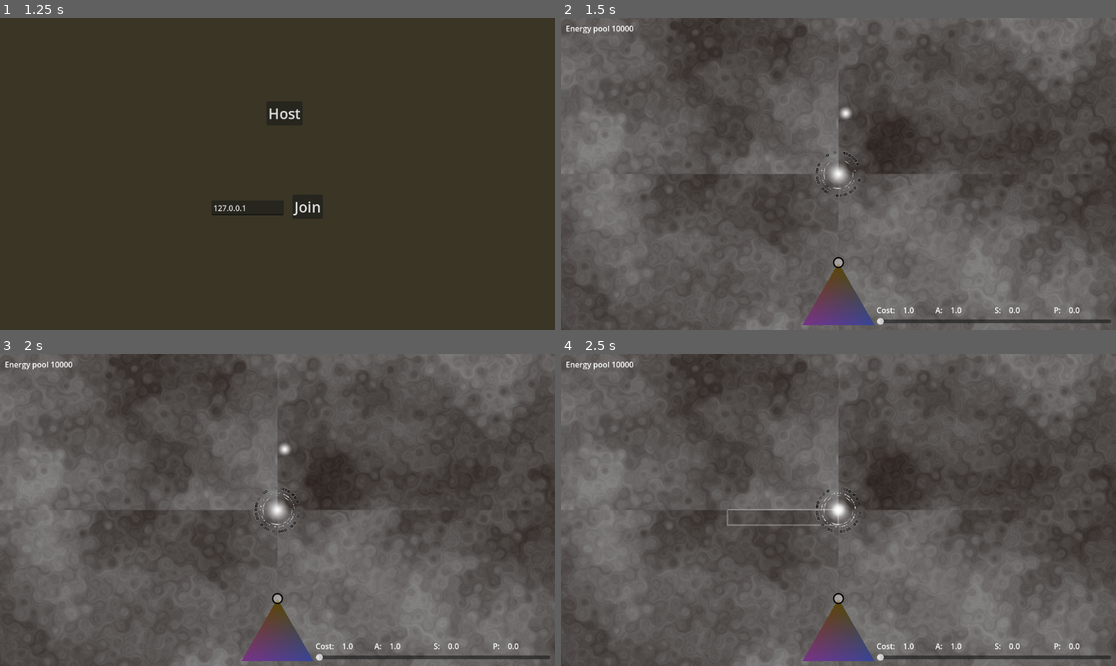
Above: before the commit, frames 1-4 (two rows, left to right).
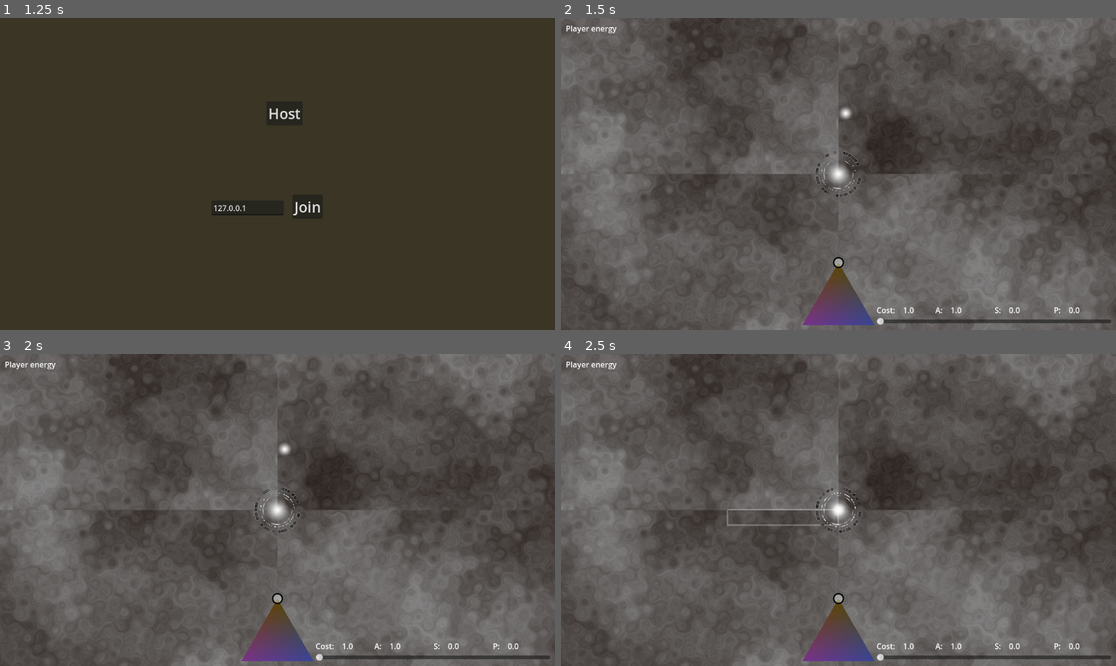
Above: after the commit, the same moments.

Repository: helmasur/conduit_rts
Game: Godot game, scene res://game.tscn
Two runs of this game, one before a commit and one after it. Both use one fixed random seed, a clock stepped at 60 frames per second and the inputs below.
Inputs (mouse positions are in pixels of both pictures, inside the frame that each line leads up to):
- Up to frame 1 (1.25 s): tap Enter at 0.5 s; drag from (277, 292) to (333, 105) at 0.52 s
- Up to frame 2 (1.5 s): click "Host" at 1.25 s
- Up to frame 3 (2 s): no input
- Up to frame 4 (2.5 s): drag from (727, 525) to (838, 510) at 2.02 s

Frame 1 is identical in both runs. In frame 2, 0.2% of the frame differs, in the area x 1-55%, y 2-56%; in frame 3, 0.2%; in frame 4, 0.2%, in the area x 1-55%, y 2-58%.

Commit message:
server auth 1

Diff:
--- a/game.gd
+++ b/game.gd
@@ -49,7 +49,7 @@
 	print("Game: add player id, ", peer_id)
 	var new_player = player_scene.instantiate()
 	new_player.name = str(peer_id)
-	new_player.set_multiplayer_authority(peer_id) # Måste göras innan add_child()
+	#new_player.set_multiplayer_authority(peer_id) # Måste göras innan add_child()
 	add_child(new_player)
 
 #func _add_unit(unit: Unit):
--- a/player.gd
+++ b/player.gd
@@ -2,6 +2,7 @@
 class_name Player
 
 var player_energy: float = 10000.0
+var player_id := 0
 
 @export var player_color: Color = Color.DEEP_PINK
 var world_size: Vector2
@@ -17,17 +18,22 @@
 
 func _ready() -> void:
 	print("Player: ready, peer_id = ", multiplayer.get_unique_id(), " authority = ", get_multiplayer_authority())
-	if int(name) == multiplayer.get_unique_id():
-		set_multiplayer_authority(multiplayer.get_unique_id())
-	if is_multiplayer_authority():
-		get_parent().player = self
-		print("Authority was here")
-		var cam : Camera2D = $"../Camera2D"
-		cam.make_current()
-		#spawn_initial_unit()
-		spawn_unit(1, .34, .3, .3, Vector2.ZERO).energy = 1
-	else:
-		print("Authority was not here")
+	player_id = int(name)
+	#if int(name) == multiplayer.get_unique_id():
+		#set_multiplayer_authority(multiplayer.get_unique_id())
+
+	#if is_multiplayer_authority():
+		#get_parent().player = self
+		#print("Authority was here")
+		#var cam : Camera2D = $"../Camera2D"
+		#cam.make_current()
+		##spawn_initial_unit()
+		#spawn_unit(1, .34, .3, .3, Vector2.ZERO).energy = 1
+	#else:
+		#print("Authority was not here")
+
+	if multiplayer.is_server():
+		spawn_unit(1, .333, .333, .333, Vector2.ZERO).energy = 1
 
 	add_to_group("players")
 
